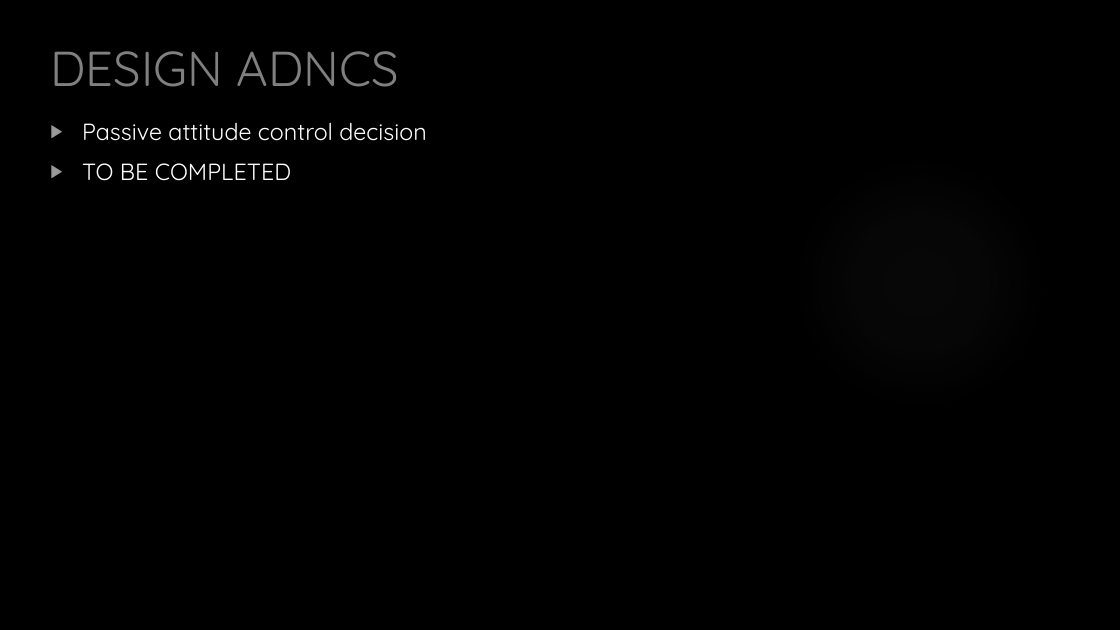
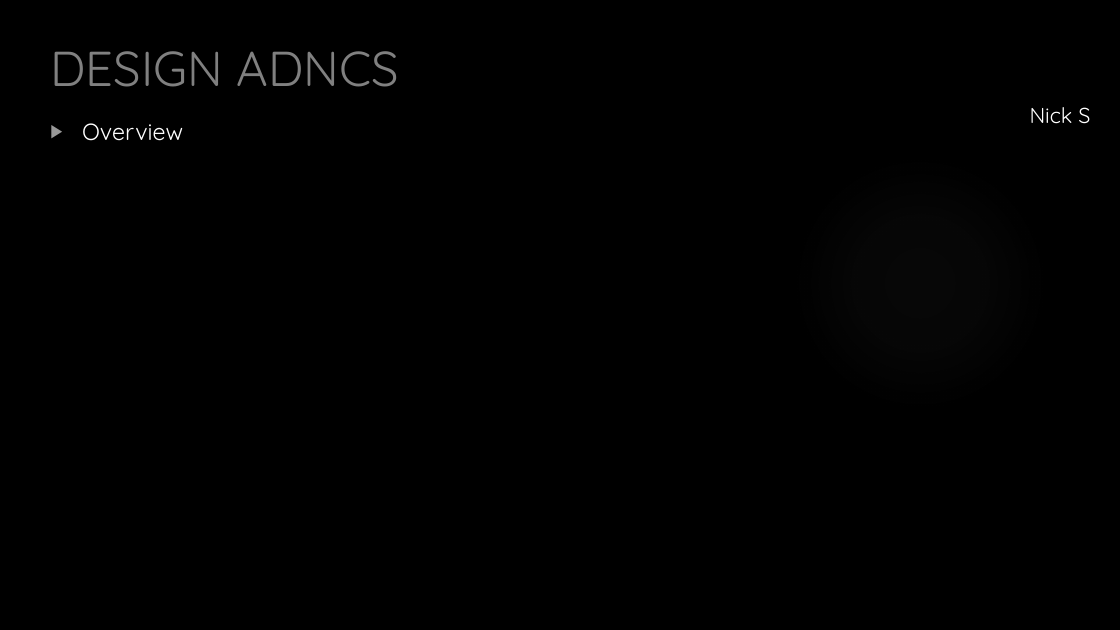
Before and after one commit to HASP-UMN/CubeSat, a slide deck: slide 16 of Presentations/CDR_Presentation.pptx (slide 14 before the commit). Drawn at 1120x630 pixels with LibreOffice and Linux fonts; fonts in the diff are those of the drawing; background and template pictures are left out. Boxes give left, top, right and bottom in pixels: in the first picture for what was removed or moved away, otherwise in the second. Text is boxed around its words. In the diff, an @@ line names an element or a change of style, - is before the commit and + after.

```diff
--- a/Presentations/CDR_Presentation.pptx
+++ b/Presentations/CDR_Presentation.pptx
@@ text added at [1030, 107, 1090, 124], 18.5 pt, text #FFFFFF @@
+Nick S
@@ text at [82, 123, 183, 141]: text changed @@
-▶ Passive attitude control decision
-▶ TO BE COMPLETED
+▶ Overview
```
Also in this commit, not shown: 10 other slides changed, 13 slides added, 1 slide removed, 1 other file.
